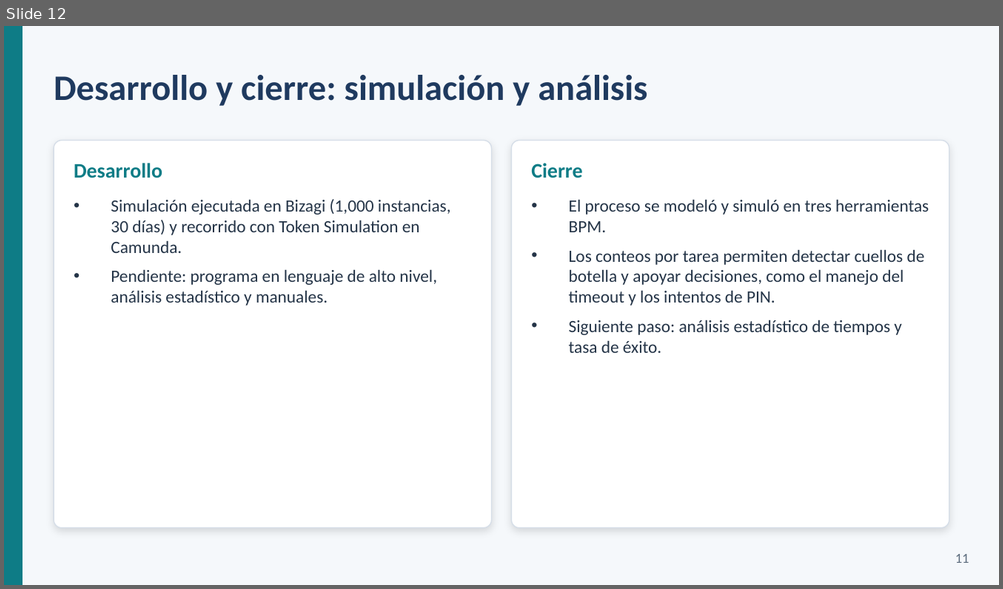
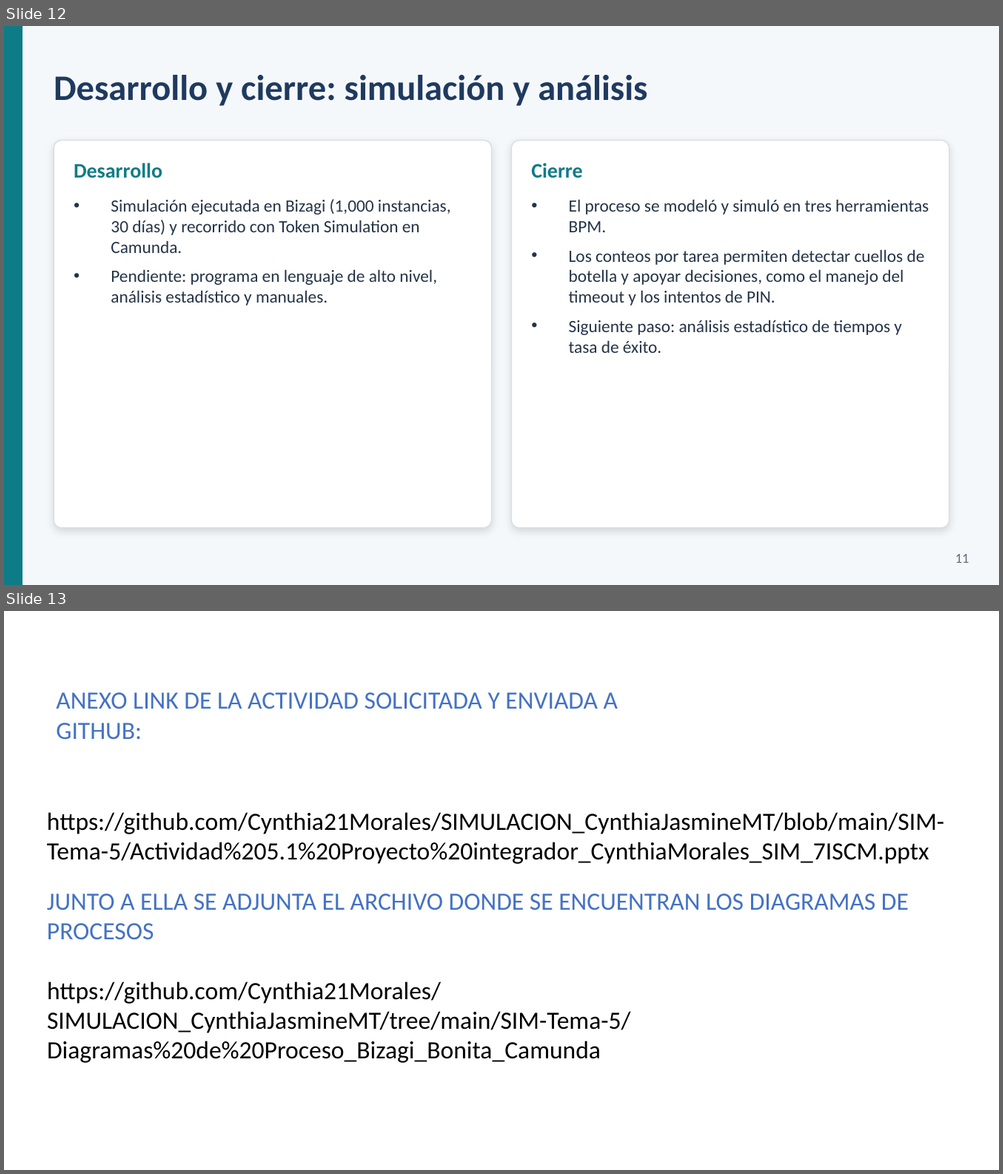
Before and after one commit to Cynthia21Morales/SIMULACION_CynthiaJasmineMT, a slide deck: SIM-Tema-5/Actividad 5.1 Proyecto integrador_CynthiaMorales_SIM_7ISCM.pptx. Shown one above the other, each under a label of ours: slide 12 before the commit, slides 12 and 13 after it. The pictures are 1003x589 and 1003x1174 pixels, drawn with LibreOffice and Linux fonts; fonts in the diff are those of the drawing. Boxes give left, top, right and bottom in pixels: in the first picture for what was removed or moved away, otherwise in the second. Text is boxed around its words. In the diff, an @@ line names an element or a change of style, - is before the commit and + after.

Commit message:
Tema 5

```diff
--- a/SIM-Tema-5/Actividad 5.1 Proyecto integrador_CynthiaMorales_SIM_7ISCM.pptx
+++ b/SIM-Tema-5/Actividad 5.1 Proyecto integrador_CynthiaMorales_SIM_7ISCM.pptx
@@ slide 13 added at box(4, 611, 999, 1170), background #FFFFFF @@
@@ text added at box(56, 692, 617, 740), 18 pt, text #4472C4 @@
+ANEXO LINK DE LA ACTIVIDAD SOLICITADA Y ENVIADA A GITHUB:
@@ text added at box(47, 812, 944, 864), 18 pt, text #000000 @@
+https://github.com/Cynthia21Morales/SIMULACION_CynthiaJasmineMT/blob/main/SIM-Tema-5/Actividad%205.1%20Proyecto%20integrador_CynthiaMorales_SIM_7ISCM.pptx
@@ text added at box(47, 894, 908, 940), 18 pt, text #4472C4 @@
+JUNTO A ELLA SE ADJUNTA EL ARCHIVO DONDE SE ENCUENTRAN LOS DIAGRAMAS DE PROCESOS
@@ text added at box(47, 982, 631, 1063), 18 pt, text #000000 @@
+https://github.com/Cynthia21Morales/SIMULACION_CynthiaJasmineMT/tree/main/SIM-Tema-5/Diagramas%20de%20Proceso_Bizagi_Bonita_Camunda
```
